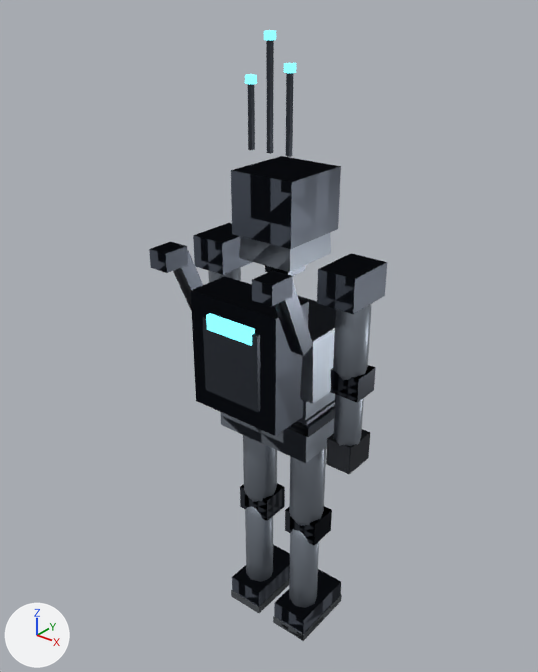
The Blender file assets/source/char_engineer.blend as it was, and as the next commit left it.
Camera for both pictures: a 50 mm lens placed at (1.37, -1.8, 2.29), pointed at (-0.03, -0.04, 1.2). The lights are fixed; the arrows at lower left show +X, +Y and +Z. The first picture is the older version.

The older version as bpy lines, for what is in view:
```python
ob_char_engineer = bpy.data.objects.new('char_engineer', me_char_engineer_mesh)
ob_char_engineer.location = (0.0, 0.0, 0.0)
ob_char_engineer_lod1 = bpy.data.objects.new('char_engineer_LOD1', me_char_engineer_lod1_mesh)
ob_char_engineer_lod1.location = (0.0, 0.0, 0.0)
```
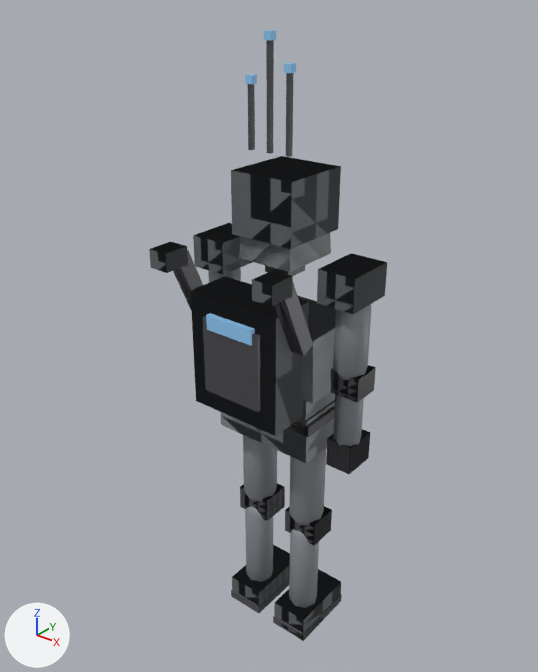
Boxes (x1, y1, x2, y2) around the edits, measured in the pictures (538 x 672 px):
'char_engineer', recoloured, surface changed
    both: (149, 30, 387, 635)
'char_engineer_LOD1', recoloured, surface changed
    both: (178, 223, 384, 607)

Diff of the bpy script that builds the scene:
```diff
--- a/assets/source/char_engineer.blend.py
+++ b/assets/source/char_engineer.blend.py
@@ mat_ns_body @@
 mat_ns_body = principled_material('ns_body')
-mat_ns_body.base_color = (0.3, 0.34, 0.4)  # grey #959eaa
-mat_ns_body.metallic = 0.72
-mat_ns_body.roughness = 0.38
+mat_ns_body.base_color = (0.29, 0.31, 0.33)  # grey #93979b
+mat_ns_body.metallic = 0.25
+mat_ns_body.roughness = 0.52
@@ mat_ns_body_dark @@
 mat_ns_body_dark.base_color = (0.11, 0.13, 0.17)  # greyish blue #5d6573
-mat_ns_body_dark.metallic = 0.66
-mat_ns_body_dark.roughness = 0.42
+mat_ns_body_dark.metallic = 0.18
+mat_ns_body_dark.roughness = 0.62
@@ mat_ns_trim @@
 mat_ns_trim = principled_material('ns_trim')
-mat_ns_trim.base_color = (0.06, 0.07, 0.09)  # greyish blue #454b55
-mat_ns_trim.metallic = 0.85
-mat_ns_trim.roughness = 0.28
+mat_ns_trim.base_color = (0.09, 0.09, 0.1)  # dark grey #555559
+mat_ns_trim.metallic = 0.3
+mat_ns_trim.roughness = 0.44
@@ mat_ns_team @@
 mat_ns_team.metallic = 0.4
-mat_ns_team.roughness = 0.36
-mat_ns_team.emission_color = (0.17, 0.91, 1.0)  # cyan #73f5ff
-mat_ns_team.emission_strength = 1.4
+mat_ns_team.roughness = 0.58
+mat_ns_team.emission_color = (0.2, 0.42, 0.66)  # blue #7cadd4
+mat_ns_team.emission_strength = 0.25
@@ mat_ns_visor @@
 mat_ns_visor = principled_material('ns_visor')
-mat_ns_visor.base_color = (0.04, 0.1, 0.14)  # dark blue #385969
-mat_ns_visor.metallic = 0.3
-mat_ns_visor.roughness = 0.1
-mat_ns_visor.emission_color = (0.17, 0.91, 1.0)  # cyan #73f5ff
-mat_ns_visor.emission_strength = 3.0
+mat_ns_visor.base_color = (0.09, 0.11, 0.13)  # dark grey #555d65
+mat_ns_visor.metallic = 0.2
+mat_ns_visor.roughness = 0.18
```
